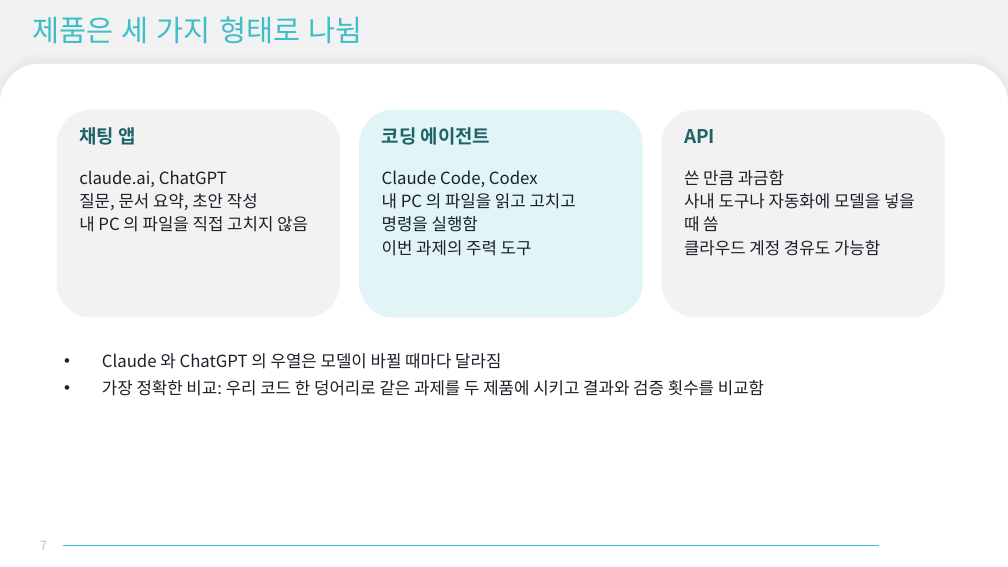
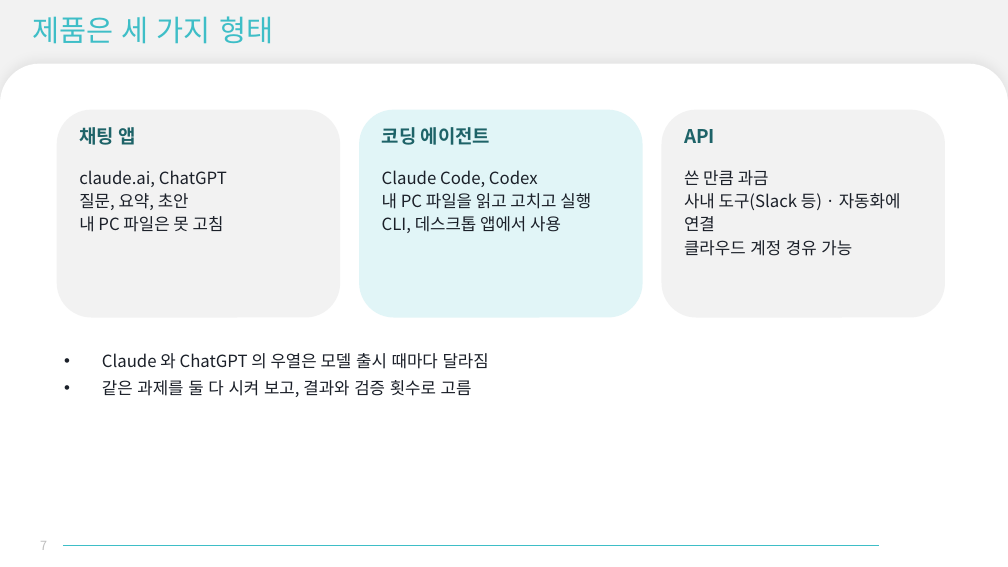
Before and after one commit to evespimrose/SVD-Harness, a slide deck: slide 7 of docs/presentation/LLM-도입-발표.pptx. Drawn at 1008x567 pixels with LibreOffice and Linux fonts; fonts in the diff are those of the drawing; background and template pictures are left out. Boxes give left, top, right and bottom in pixels: in the first picture for what was removed or moved away, otherwise in the second. Text is boxed around its words. In the diff, an @@ line names an element or a change of style, - is before the commit and + after.

```diff
--- a/docs/presentation/LLM-도입-발표.pptx
+++ b/docs/presentation/LLM-도입-발표.pptx
@@ title at [32, 16, 273, 44]: text changed @@
-제품은 세 가지 형태로 나뉨
+제품은 세 가지 형태
@@ text at [684, 170, 901, 256]: text changed @@
-쓴 만큼 과금함
-사내 도구나 자동화에 모델을 넣을 때 씀
-클라우드 계정 경유도 가능함
+쓴 만큼 과금
+사내 도구(Slack 등) · 자동화에 연결
+클라우드 계정 경유 가능
@@ text at [79, 193, 224, 232]: text changed @@
-질문, 문서 요약, 초안 작성
-내 PC 의 파일을 직접 고치지 않음
+질문, 요약, 초안
+내 PC 파일은 못 고침
@@ text at [382, 193, 591, 233]: text changed @@
-내 PC 의 파일을 읽고 고치고 명령을 실행함
-이번 과제의 주력 도구
+내 PC 파일을 읽고 고치고 실행
+CLI, 데스크톱 앱에서 사용
@@ text at [102, 353, 489, 397]: text changed @@
-• Claude 와 ChatGPT 의 우열은 모델이 바뀔 때마다 달라짐
-• 가장 정확한 비교: 우리 코드 한 덩어리로 같은 과제를 두 제품에 시키고 결과와 검증 횟수를 비교함
+• Claude 와 ChatGPT 의 우열은 모델 출시 때마다 달라짐
+• 같은 과제를 둘 다 시켜 보고, 결과와 검증 횟수로 고름
```
Also in this commit, not shown: 27 other slides changed, 2 slides added.
